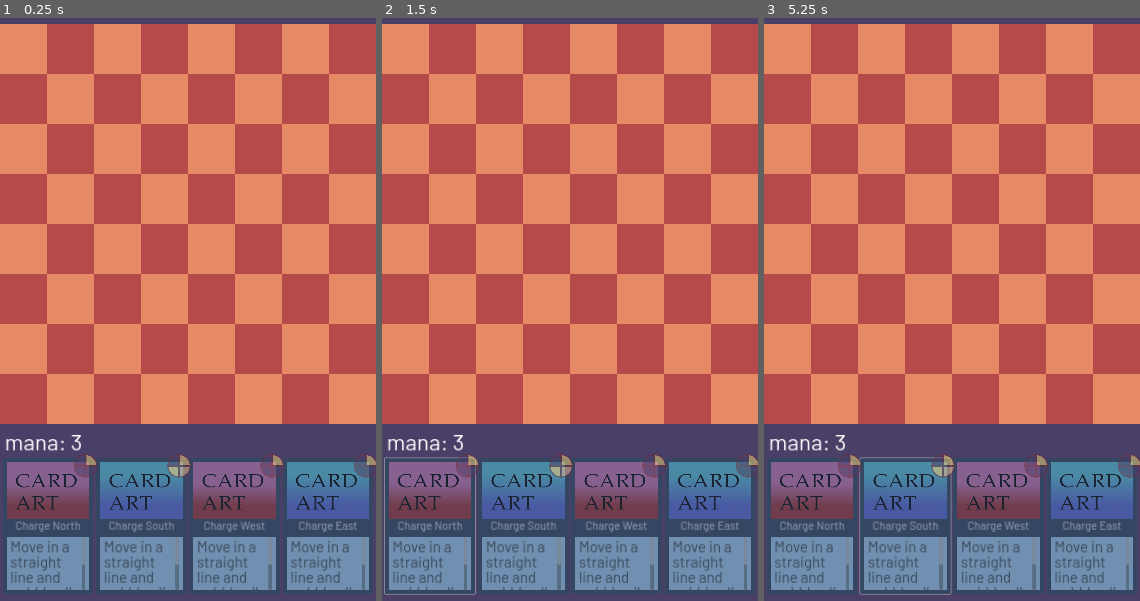
Above: before the commit, frames 1-3 (left to right).
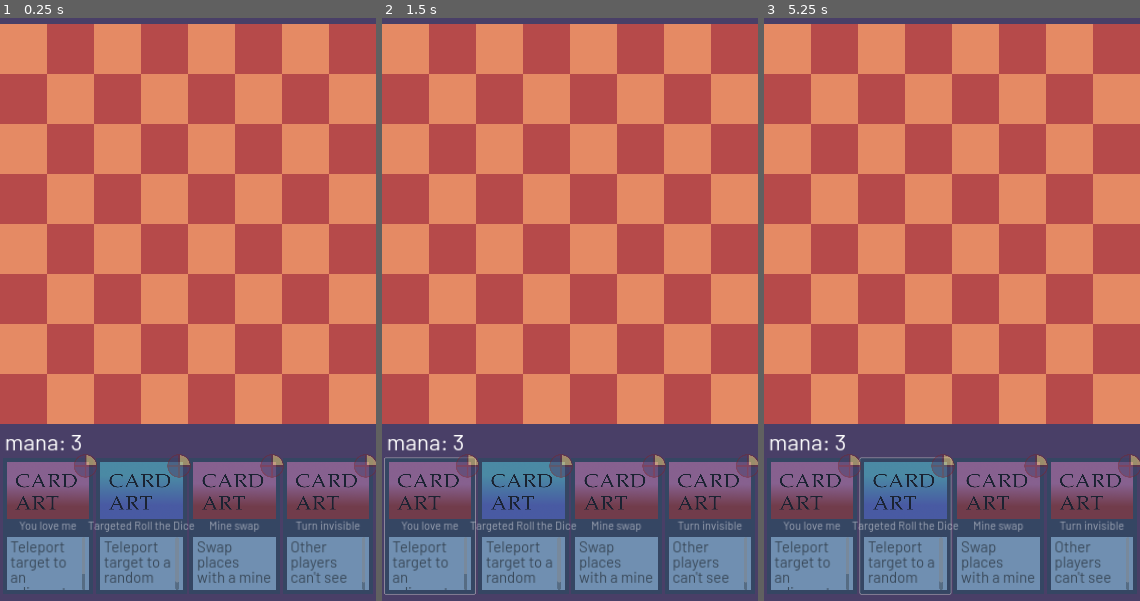
Above: after the commit, the same moments.

Repository: Boyquotes/Kumome-Godot
Game: Godot game, scene res://scenes/play.tscn
Two runs of this game, one before a commit and one after it. Both use one fixed random seed, a clock stepped at 60 frames per second and the inputs below. This scene is started directly instead of the project's main scene.
Inputs (mouse positions are in pixels of both pictures, inside the frame that each line leads up to):
- Up to frame 1 (0.25 s): no input
- Up to frame 2 (1.5 s): click (430, 525) at 0.52 s; click (430, 525) at 1.27 s
- Up to frame 3 (5.25 s): click (812, 525) at 2.02 s; tap Enter at 2.75, 4.25 s; move the mouse to (1034, 257) at 2.77 s; click (1034, 257) at 2.92 s; tap Space at 3.5, 5 s; move the mouse to (876, 338) at 3.52 s; click (876, 338) at 3.67 s; move the mouse to (989, 122) at 4.27 s; click (989, 122) at 4.42 s; move the mouse to (933, 461) at 5.02 s; click (933, 461) at 5.17 s

The runs differ from the first frame. In frame 1, 4.0% of the frame differs, in the area x 2-99%, y 76-99%; in frame 2, 4.0%; in frame 3, 4.0%.
Error in both runs: Out of bounds get index '0' (on base: 'Array[int]') (res://scripts/_game.gd:125)

Commit message:
Added more actions to remote play
Charge, unmine, target, swap, and invisible (issue with targeting, though)

Diff:
--- a/scripts/_card.gd
+++ b/scripts/_card.gd
@@ -33,8 +33,6 @@
 	create_avatar()
 
 
-	prints(String.num_int64(key, 16), key)
-
 func get_key() -> int:
 	if _key != -1:
 		return _key
@@ -50,6 +48,11 @@
 			shift_key(0, 4)
 
 	return _key
+
+func get_pretty_key() -> String:
+	var s = String.num_int64(key, 16)
+	return '%s|%s|%s|%s|%s|%s' % [s[0], s[1], s[2], s.substr(3,4), s.substr(7,4), s.substr(11,4)]
+
 
 func shift_key(value : int, steps := 1):
 	for _i in steps:
--- a/scripts/_player_abstract.gd
+++ b/scripts/_player_abstract.gd
@@ -7,6 +7,11 @@
 # "res://scripts/avatar.gd" just know that that class handles animations and whatnot and emits
 # the "finished" signal when it's done animating
 
+enum {
+	INVISIBLE = 1,
+	POISONED = 2,
+	FROZEN = 4
+}
 
 signal finished
 signal card_finished
@@ -23,6 +28,7 @@
 var turns := 0
 var card : Card
 var mana := 0
+var effects := 0
 var is_active : bool :
 	get:
 		return len(card.queue) > 0
@@ -112,12 +118,16 @@
 	pass
 
 # Called when a move decision has actually been made by the subclass
-func move_to(to : Vector2i):
+func move_to(to : Vector2i, send := true):
 	turns += 1
 	avatar.thinking = false
 	location = to
-	avatar.move_to(game.board.to_position(location), emit_signal.bind('finished'))
-	send_action()
+	if send:
+		avatar.move_to(game.board.to_position(location), emit_signal.bind('finished'))
+		send_action(true)
+	else:
+		avatar.move_to(game.board.to_position(location), func() : pass)
+		send_action(false)
 
 # Called to tell the class to begin the mine placing process
 # Must be overridden by a subclass. (see "res://scripts/_player_ai.gd", "res://scripts/_player_local.gd")
@@ -125,13 +135,13 @@
 	pass
 
 # Called when a mine placing decision has actually been made by the subclass
-func place_at(at : Vector2i):
+func place_at(at : Vector2i, send := true):
 	avatar.thinking = false
 	var mine := game.add_mine_at(at, color)
 	mine.avatar.connect('finished', emit_signal.bind('finished'))
-	send_action()
+	send_action(send)
 
-func remove_mine_at(at : Vector2i):
+func remove_mine_at(at : Vector2i, send := true):
 	avatar.thinking = false
 	var mine_maybe : Array[Mine] = game.remove_mine_at(at)
 	if len(mine_maybe):
@@ -140,9 +150,13 @@
 				mine.avatar.connect('finished', emit_signal.bind('finished'))
 	else:
 		emit_signal.call_deferred('finished')
+	send_action(send)
 
 
-func send_action():
+func send_action(send : bool):
+	if not send:
+		return
+
 	var key = card.active_action.key
 	emit_signal('sent', key)
 
--- a/scripts/_player_ai_instant.gd
+++ b/scripts/_player_ai_instant.gd
@@ -31,7 +31,7 @@
 
 	place_at.call_deferred(spot)
 
-func move_to(to : Vector2i):
+func move_to(to : Vector2i, _send := false):
 	turns += 1
 	avatar.thinking = false
 	location = to
@@ -40,7 +40,7 @@
 	emit_signal.call_deferred('finished')
 
 
-func place_at(at : Vector2i):
+func place_at(at : Vector2i, _send := false):
 	avatar.thinking = false
 	game.add_instant_mine_at(at, color)
 	emit_signal.call_deferred('finished')
--- a/scripts/_player_local.gd
+++ b/scripts/_player_local.gd
@@ -18,10 +18,11 @@
 
 var active_target : Vector2i
 
-func pretty_phase(p):
+func pretty_phase(p : PHASE):
 	return PHASE.keys()[p]
 
 func card_override(c : Card) -> bool:
+	prints('play',  c.get_pretty_key())
 	if c.cost > mana:
 		return false
 
@@ -59,7 +60,7 @@
 
 	phase = PHASE.PLACE
 
-func target(mod):
+func target(mod : String, send := true):
 	phase = PHASE.TARGET
 	avatar.thinking = true
 	if mod == 'SELF':
@@ -75,8 +76,11 @@
 		add_touch_spots(potentials)
 	else:
 		push_warning('Target: %s not implemented' % mod)
-
-func teleport(mod):
+		return
+
+	send_action(send)
+
+func teleport(mod : String):
 	avatar.thinking = true
 
 	var potentials : Array[Vector2i]
@@ -108,7 +112,7 @@
 		stuck = true
 		play_stuck()
 
-func swap(mod):
+func swap(mod : String):
 	avatar.thinking = true
 	phase = PHASE.SWAP
 
@@ -121,10 +125,10 @@
 
 	add_touch_spots(potentials)
 
-func swap_with(loc):
+func swap_with(loc : Vector2i):
 	var other = game.get_at(loc)
 	if other:
-		other.move_to(location)
+		other.move_to(location, false)
 	move_to(loc)
 
 func unmine():
@@ -162,7 +166,15 @@
 	else:
 		move_to(location)
 
-func move_target_to(to : Vector2i):
+func turn_invisible(mod : String, send := true):
+	effects |= INVISIBLE
+	avatar.modulate.a = 0.5
+	send_action(send)
+	await avatar.get_tree().process_frame
+	await avatar.get_tree().process_frame
+	emit_signal.call_deferred('finished')
+
+func move_target_to(to : Vector2i, send := true):
 	prints('move', active_target, 'to', to)
 	var player = null
 	for p in game.players:
@@ -170,7 +182,7 @@
 			player = p
 
 	if player == null:
-		prints('no target')
+		push_warning('no target')
 		emit_signal('finished')
 	elif player == self:
 		prints('move self')
@@ -178,6 +190,7 @@
 	else:
 		prints('move', player)
 		player.move_to(to)
+		send_action(send)
 		await player.finished
 		await avatar.get_tree().create_timer(0.4).timeout
 		emit_signal('finished')
@@ -193,6 +206,8 @@
 		charge(mod)
 	elif key == 'swap':
 		swap(mod)
+	elif key == 'invisible':
+		turn_invisible(mod)
 	else:
 		super(key)
 
@@ -232,7 +247,7 @@
 
 # The touch spots are the little targets that appear on the board and wait for player input.
 # They emit the signal "touched" when touched, and don't do much more than that.
-func add_touch_spots(spot_list):
+func add_touch_spots(spot_list : Array):
 	for pot_spot in spot_list:
 		var touch_spot = preload("res://scenes/touch_spot.tscn").instantiate()
 		touch_spot.location = pot_spot
--- a/scripts/_player_remote.gd
+++ b/scripts/_player_remote.gd
@@ -40,7 +40,11 @@
 		Global.actions.move : parse_move,
 		Global.actions.mine : parse_mine,
 		Global.actions.teleport : parse_teleport,
-		Global.actions.charge : parse_charge
+		Global.actions.charge : parse_charge,
+		Global.actions.unmine : parse_unmine,
+		Global.actions.target : parse_target,
+		Global.actions.swap : parse_swap,
+		Global.actions.invisible : parse_invisible
 	}
 
 	#prints(action_key, act, parsers.keys(), typeof(parsers.keys()[0]), typeof(act))
@@ -80,6 +84,45 @@
 		return {valid = false}
 
 	return {old = old, new = new, valid = true}
+
+func parse_invisible(diffs: Array[Diff], action_key : int):
+	if len(diffs) > 0:
+		on_invalid_action(action_key, "Can't do additional actions when turning invisible")
+		return
+
+	effects |= INVISIBLE
+	avatar.visible = false
+	emit_signal('finished')
+
+func parse_swap(diffs : Array[Diff], action_key : int):
+	if len(diffs) != 2:
+		on_invalid_action(action_key, "Can't swap %s objects" % len(diffs))
+		return
+
+	var a = game.get_at(diffs[0].loc)
+	var b = game.get_at(diffs[1].loc)
+
+	if a == null or b == null:
+		on_invalid_action(action_key, 'Invalid swap %s %s' % [a, b])
+		return
+
+	a.move_to(diffs[1].loc, a == self)
+	b.move_to(diffs[0].loc, b == self)
+
+
+func parse_target(_diffs : Array[Diff], _action_key : int):
+	pass
+
+func parse_unmine(diffs : Array[Diff], action_key : int):
+	if len(diffs) != 1:
+		on_invalid_action(action_key, 'Can not unmine %s mines' % len(diffs))
+		return
+
+	var diff := diffs[0]
+	if not (diff.old == 'x' and diff.new == '0'):
+		on_invalid_action(action_key, 'Can no unmine %s -> %s' % [diff.old, diff.new])
+
+	remove_mine_at(diff.loc)
 
 func parse_charge(diffs : Array[Diff], action_key : int):
 	print('parse charge ', action_key)
@@ -142,7 +185,15 @@
 	if not dict.valid:
 		return
 
-	move_to(dict.new.loc)
+	var teleporter_id = dict.new.new
+	var mover : Player
+	for player in game.players:
+		if player.id == teleporter_id:
+			mover = player
+
+	mover.move_to(dict.new.loc, false)
+	await mover.finished
+	emit_signal('finished')
 
 func parse_mine(diffs : Array[Diff], action_key : int):
 	if len(diffs) != 1:
@@ -166,5 +217,5 @@
 	await avatar.get_tree().process_frame
 	emit_signal('finished')
 
-func send_action():
+func send_action(_send : bool):
 	pass
--- a/scripts/play.gd
+++ b/scripts/play.gd
@@ -18,7 +18,7 @@
 
 	#########################################################
 	# Yannis: You can change this line:
-	var card_indices := [8, 9, 10, 11]
+	var card_indices := [18, 19, 20, 22]
 	##########################################################
 
 	for i in card_indices:
Not shown: 2 places in scenes/play.tscn that only renumber resources
